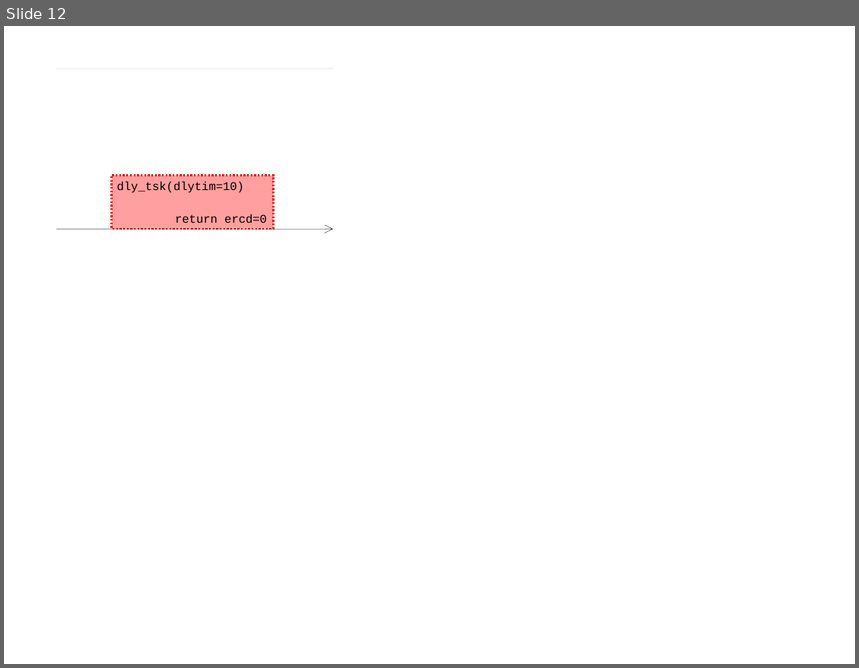
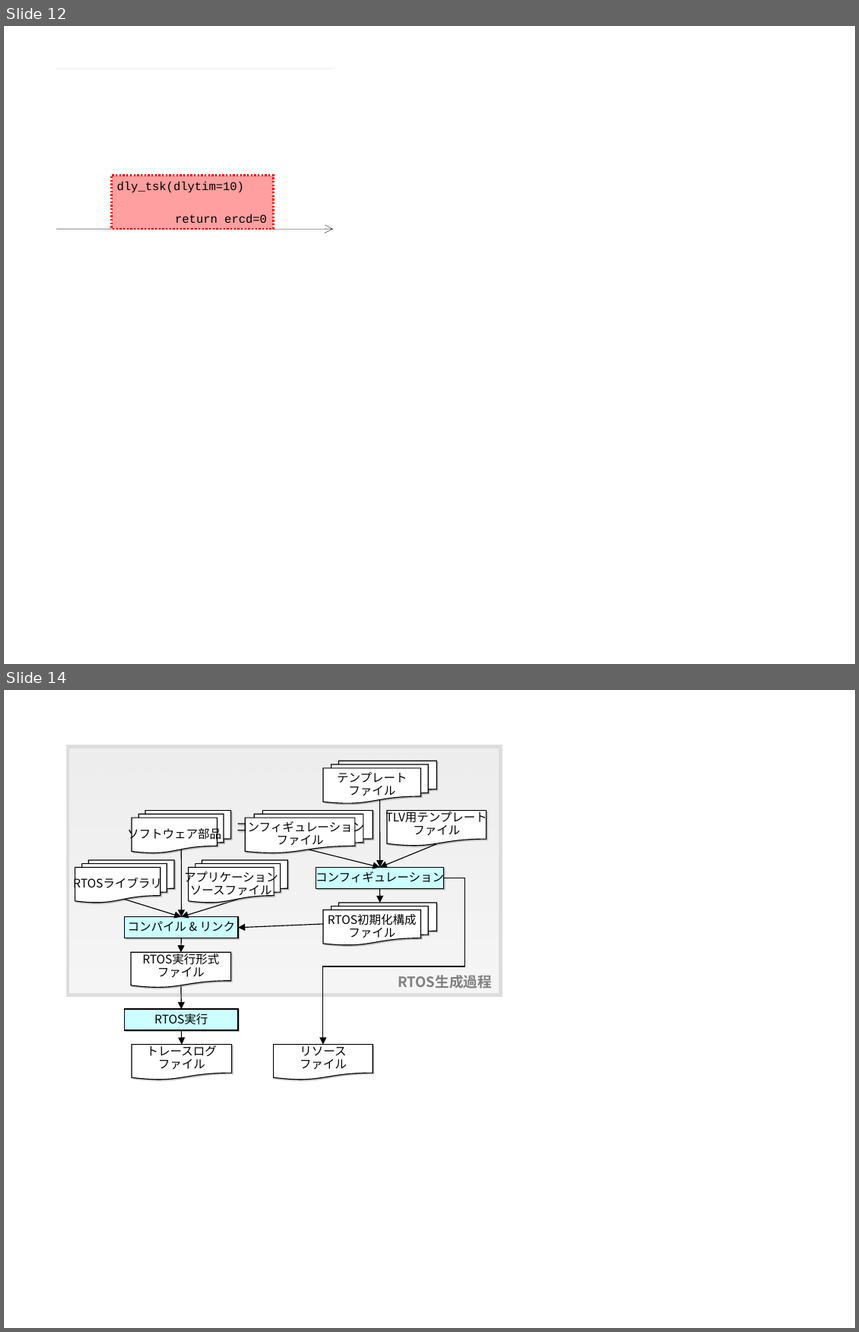
Before and after one commit to YixiaoLi/tlv4mc, a slide deck: doc/masterThesis/2008/goto/img/figures.ppt. Shown one above the other, each under a label of ours: slide 12 before the commit, slides 12 and 14 after it; the slides between them are not shown. The pictures are 859x668 and 859x1332 pixels, drawn with LibreOffice and Linux fonts; fonts in the diff are those of the drawing. Boxes give left, top, right and bottom in pixels: in the first picture for what was removed or moved away, otherwise in the second. Text is boxed around its words. In the diff, an @@ line names an element or a change of style, - is before the commit and + after.

```diff
--- a/doc/masterThesis/2008/goto/img/figures.ppt
+++ b/doc/masterThesis/2008/goto/img/figures.ppt
@@ slide 14 added at (4,690,855,1328), background #FFFFFF @@
@@ rectangle added at (68,747,500,996), fill gradient #EEEEEE, outline #DDDDDD 3 pt, 12 pt, text #808080, bold @@
+RTOS生成過程
@@ flow chart multidocument added at (323,761,436,803), fill #FFFFFF, outline #000000 0.74 pt, 10 pt, text #000000 @@
+テンプレート
+ファイル
@@ arrow added from (380, 799) to (380, 867), #000000 0.74 pt @@
@@ flow chart multidocument added at (132,811,231,853), fill #FFFFFF, outline #000000 0.74 pt, 10 pt, text #000000 @@
+ソフトウェア部品
@@ flow chart multidocument added at (245,811,373,853), fill #FFFFFF, outline #000000 0.74 pt, 10 pt, text #000000 @@
+コンフィギュレーション
+ファイル
@@ flow chart document added at (387,811,487,847), fill #FFFFFF, outline #000000 0.74 pt, 10 pt, text #000000 @@
+TLV用テンプレート
+ファイル
@@ arrow added from (436, 844) to (380, 867), #000000 0.74 pt @@
@@ flow chart multidocument added at (75,860,174,903), fill #FFFFFF, outline #000000 0.74 pt, 10 pt, text #000000 @@
+RTOSライブラリ
@@ arrow added from (181, 850) to (181, 917), #000000 0.74 pt @@
@@ flow chart multidocument added at (189,860,288,903), fill #FFFFFF, outline #000000 0.74 pt, 10 pt, text #000000 @@
+アプリケーション
+ソースファイル
@@ arrow added from (309, 850) to (380, 867), #000000 0.74 pt @@
@@ rectangle added at (316,867,444,888), fill #CCFFFF, outline #000000 0.74 pt, 10 pt, text #000000 @@
+コンフィギュレーション
@@ elbow arrow added from (444, 878) to (323, 1045), #000000 0.74 pt @@
@@ arrow added from (380, 888) to (380, 903), #000000 0.74 pt @@
@@ rectangle added at (125,917,238,939), fill #CCFFFF, outline #000000 0.74 pt, 10 pt, text #000000 @@
+コンパイル & リンク
@@ arrow added from (125, 900) to (181, 917), #000000 0.74 pt @@
@@ arrow added from (238, 900) to (181, 917), #000000 0.74 pt @@
@@ flow chart multidocument added at (323,903,436,945), fill #FFFFFF, outline #000000 0.74 pt, 10 pt, text #000000 @@
+RTOS初期化構成
+ファイル
@@ arrow added from (181, 939) to (181, 952), #000000 0.74 pt @@
@@ arrow added from (323, 924) to (238, 927), #000000 0.74 pt @@
@@ flow chart document added at (131,952,231,988), fill #FFFFFF, outline #000000 0.74 pt, 10 pt, text #000000 @@
+RTOS実行形式
+ファイル
@@ arrow added from (181, 986) to (181, 1009), #000000 0.74 pt @@
@@ rectangle added at (125,1009,238,1030), fill #CCFFFF, outline #000000 0.74 pt, 10 pt, text #000000 @@
+RTOS実行
@@ arrow added from (181, 1030) to (182, 1045), #000000 0.74 pt @@
@@ flow chart document added at (132,1045,232,1081), fill #FFFFFF, outline #000000 0.74 pt, 10 pt, text #000000 @@
+トレースログ
+ファイル
@@ flow chart document added at (274,1045,373,1081), fill #FFFFFF, outline #000000 0.74 pt, 10 pt, text #000000 @@
+リソース
+ファイル
```
Also in this commit, not shown: 5 other slides added, 1 slide removed, 12 other files.
